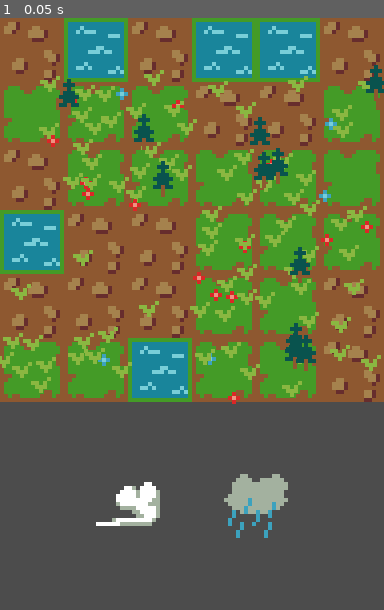
Above: before the commit, frame 1.
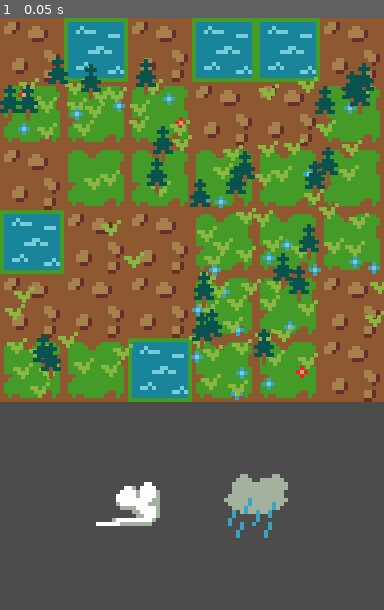
Above: after the commit, the same moment.

Repository: MrBSmith/Haven
Game: Godot game, scene res://Scenes/Garden/Garden.tscn
Two runs of this game, one before a commit and one after it. Both use one fixed random seed, a clock stepped at 60 frames per second and the inputs below.
Inputs:
- Up to frame 1 (0.05 s): no input

The runs differ from the first frame. In frame 1, 13% of the frame differs, in the area x 0-100%, y 6-66%.

Commit message:
Change tile architecture, the type of the tile is now a child of a generic tile

Diff:
--- a/AbstractClasses/Tile.gd
+++ b/AbstractClasses/Tile.gd
@@ -9,28 +9,18 @@
 
 onready var plant_group_array = [grass_group_node, trees_group_node, flowers_group_node]
 
-export var growable_plants_array : PoolStringArray
-
-export var growable_min_wetness : int = 33
-
-export var min_grass_nb : int = 0
-export var max_grass_nb : int = 6
-export var min_flower_nb : int = 0
-export var max_flower_nb : int = 0
-export var min_tree_nb : int = 0
-export var max_tree_nb : int = 5
-
 var grid_position : Vector2 setget set_grid_position, get_grid_position
 var wetness : int = 50 setget set_wetness, get_wetness
 
-export var overwet_treshold = 25
+var type : TileType = null
 
 signal tile_created
+signal type_changed
 signal plant_added
 
 func _ready():
 	var _err = connect("plant_added", self, "_on_plant_added")
-	_err = connect("tile_created", self, "_on_tile_created")
+	_err = connect("type_changed", self, "_on_type_changed")
 
 #### ACCESSORS ####
 
@@ -46,7 +36,7 @@
 func set_wetness(value: int):
 	wetness = int(clamp(value, 0.0, 100.0))
 	if wetness == 100:
-		if value > wetness + overwet_treshold:
+		if value > wetness + type.overwet_treshold:
 			_on_over_wetness_threshold_reached()
 		else:
 			_on_max_wetness_reached()
@@ -62,16 +52,16 @@
 #### LOGIC ####
 
 func generate_flora():
-	generate_plant(Globals.grass, min_grass_nb, max_grass_nb, 70, true)
-	generate_plant(Globals.flower_types, min_flower_nb, max_flower_nb, 70, true)
-	generate_plant(Globals.base_tree, min_tree_nb, max_tree_nb, 40, true)
+	generate_plant(Globals.grass, type.min_grass_nb, type.max_grass_nb, 70, true)
+	generate_plant(Globals.flower_types, type.min_flower_nb, type.max_flower_nb, 70, true)
+	generate_plant(Globals.base_tree, type.min_tree_nb, type.max_tree_nb, 40, true)
 
 	emit_signal("tile_created")
 
 
 # Return true if the tile is wet enough to grow plant
 func is_growable() -> bool:
-	return get_wetness() > growable_min_wetness
+	return get_wetness() > type.growable_min_wetness
 
 # Generate the given plant n times, n beeing between min_nb and max_nb,
 # With a spawn porbability determined by spwan_chance (must be a value between 0 and 100)
@@ -118,15 +108,6 @@
 	 + flowers_group_node.get_children()
 
 
-func get_plant_cat_max(plant_category : String):
-	if plant_category == "Tree":
-		return max_tree_nb
-	elif plant_category == "Grass":
-		return max_grass_nb
-	elif plant_category == "Flower":
-		return max_flower_nb
-
-
 # Try to remove the given amount of wetness, return the amount really removed
 func drain_wetness(value: int) -> int:
 	var pre_drain_wetness = get_wetness()
@@ -136,42 +117,29 @@
 	return pre_drain_wetness - post_drain_wetness
 
 
-# Return the number of seeds this
-func get_seed_nb() -> int:
-	var nb_seed : int = 0
-	for child in get_children():
-		if child is Seed:
-			nb_seed += 1
-	return nb_seed
-
-
 # Change the type of the tile for the given one
 #### IN SOME CASES, THE UNDERNEATH TILE SEAMS NOT TO BE DESTROYED ####
 #### TO BE INVESTIGATED AND FIXED ####
 func change_tile_type(tile_type_scene: PackedScene):
-	var new_tile = tile_type_scene.instance()
-
-	if self.get_type() == new_tile.get_type():
-		new_tile.queue_free()
+	var new_tile_type = tile_type_scene.instance()
+
+	# If the type to be changed in is the same as the current type, abort
+	if type != null && type.get_type() == new_tile_type.get_type():
+		new_tile_type.queue_free()
 		return
 
-	grid_node.call_deferred("add_child", new_tile)
-	new_tile.call_deferred("set_position", position)
-	new_tile.set_grid_position(get_grid_position())
-
-	# Duplicate every plant the tile possess
-	for group in plant_group_array:
-		for plant in group.get_children():
-			new_tile.add_plant(plant.duplicate(), plant.get_position())
-
-	new_tile.emit_signal("tile_created")
-	destroy()
-
-
-func destroy():
-	queue_free()
-
-
+	if type:
+		type.queue_free()
+
+	call_deferred("add_child", new_tile_type)
+	type = new_tile_type
+	type.tile = self
+
+	yield(new_tile_type, "ready")
+	emit_signal("type_changed")
+
+
+# Check of the tile type need to be changed, and change it if necesary
 func update_tile_type():
 	if grass_group_node.get_child_count() >= 3:
 		change_tile_type(Globals.grass_tile)
@@ -187,7 +155,7 @@
 	var plant_category = plant_node.get_category()
 	var plant_group = get_plant_correct_group(plant_category)
 
-	var plant_max_nb = get_plant_cat_max(plant_category)
+	var plant_max_nb = type.get_plant_cat_max(plant_category)
 
 	if plant_group == null:
 		return
@@ -234,6 +202,7 @@
 
 	return plant_group
 
+
 # Genenerate a random position in the tile
 func random_plant_position() -> Vector2:
 	var margin = Globals.TILE_SIZE / 16
@@ -251,7 +220,7 @@
 #### SIGNALS REACTION ####
 
 # Called when the tile has finished beeing created
-func _on_tile_created():
+func _on_type_changed():
 	pass
 
 # Called when the tile is at its max wetness
--- a/Autoloads/Globals.gd
+++ b/Autoloads/Globals.gd
@@ -2,18 +2,20 @@
 
 #### GLOBALS AUTOLOAD ####
 
-const swamp_tile = preload("res://Scenes/Tiles/Swamp/SwampTile.tscn")
-const soil_tile = preload("res://Scenes/Tiles/Soil/SoilTile.tscn")
-const water_tile = preload("res://Scenes/Tiles/Water/WaterTile.tscn")
-const grass_tile = preload("res://Scenes/Tiles/Grass/GrassTile.tscn")
-const sand_tile = preload("res://Scenes/Tiles/Sand/SandTile.tscn")
+const tile = preload("res://Scenes/Tiles/Tile.tscn")
+
+const swamp_tile = preload("res://Scenes/Tiles/TileType/Swamp/SwampTile.tscn")
+const soil_tile = preload("res://Scenes/Tiles/TileType/Soil/SoilTile.tscn")
+const water_tile = preload("res://Scenes/Tiles/TileType/Water/WaterTile.tscn")
+const grass_tile = preload("res://Scenes/Tiles/TileType/Grass/GrassTile.tscn")
+const sand_tile = preload("res://Scenes/Tiles/TileType/Sand/SandTile.tscn")
 
 const base_tree = preload("res://Scenes/Plants/Trees/Tree.tscn")
 const grass = preload("res://Scenes/Plants/SmallPlants/Grass.tscn")
 const blue_flower = preload("res://Scenes/Plants/SmallPlants/Flowers/BlueFlower/BlueFlower.tscn")
 const red_flower = preload("res://Scenes/Plants/SmallPlants/Flowers/RedFlower/RedFlower.tscn")
 
-var tile_types = [soil_tile, grass_tile, water_tile, swamp_tile]
+var tile_types = [soil_tile, grass_tile, water_tile, swamp_tile, sand_tile]
 var tree_types = [base_tree]
 var flower_types = [blue_flower, red_flower]
 
--- a/Scenes/Garden/Grid.gd
+++ b/Scenes/Garden/Grid.gd
@@ -24,6 +24,7 @@
 		for j in range(nb_tiles.y):
 			free_pos_array.append(Vector2(i, j))
 
+
 	# Determine the number of water tile to place btw 5-8, then places it
 	var nb_water_tile = randi() % 4 + 5
 	place_tiles_on_grid(Globals.water_tile, free_pos_array, nb_water_tile)
@@ -34,6 +35,9 @@
 
 	# Fill the rest with soil tiles
 	place_tiles_on_grid(Globals.soil_tile, free_pos_array)
+
+	var last_tile = get_child(get_child_count() - 1)
+	yield(last_tile, "type_changed")
 
 	for child in get_children():
 		if child is Tile:
@@ -57,13 +61,16 @@
 		free_pos_array.resize(0)
 
 
+# Place a tile, and give it the given type
 func place_single_tile(tile_type: PackedScene, grid_position: Vector2):
 	var tile_size = Globals.TILE_SIZE
-	var new_tile = tile_type.instance()
+	var new_tile = Globals.tile.instance()
 
 	new_tile.set_position(grid_position * tile_size + (tile_size / 2))
 	new_tile.set_grid_position(grid_position)
 	add_child(new_tile)
+
+	new_tile.call_deferred("change_tile_type", tile_type)
 
 
 func clear_grid():
@@ -142,7 +149,7 @@
 	var tile = get_tile_at_world_pos(pos)
 	var new_plant : Plant = tree_type.instance()
 
-	if tile == null or (not tile is SoilTile and not tile is GrassTile):
+	if tile == null or (tile.get_type() != "Soil" and tile.get_type() != "Grass"):
 		return
 
 	if !tile.is_growable():
--- a/Scenes/Tiles/Grass/GrassTile.tscn
+++ /dev/null
@@ -1,14 +0,0 @@
-[gd_scene load_steps=4 format=2]
-
-[ext_resource path="res://Scenes/Tiles/Grass/Grass.png" type="Texture" id=1]
-[ext_resource path="res://Scenes/Tiles/Tile.tscn" type="PackedScene" id=2]
-[ext_resource path="res://Scenes/Tiles/Grass/GrassTile.gd" type="Script" id=3]
-
-[node name="GrassTile" instance=ExtResource( 2 )]
-script = ExtResource( 3 )
-growable_plants_array = PoolStringArray( "Grass", "Flower", "Tree" )
-min_grass_nb = 3
-max_flower_nb = 4
-
-[node name="Sprite" parent="." index="0"]
-texture = ExtResource( 1 )
--- a/Scenes/Tiles/Sand/SandTile.tscn
+++ /dev/null
@@ -1,11 +0,0 @@
-[gd_scene load_steps=4 format=2]
-
-[ext_resource path="res://Scenes/Tiles/Tile.tscn" type="PackedScene" id=1]
-[ext_resource path="res://Scenes/Tiles/Sand/SandTile.png" type="Texture" id=2]
-[ext_resource path="res://Scenes/Tiles/Sand/SandTile.gd" type="Script" id=3]
-
-[node name="SandTile" instance=ExtResource( 1 )]
-script = ExtResource( 3 )
-
-[node name="Sprite" parent="." index="0"]
-texture = ExtResource( 2 )
--- a/Scenes/Tiles/Swamp/SwampTile.tscn
+++ /dev/null
@@ -1,11 +0,0 @@
-[gd_scene load_steps=4 format=2]
-
-[ext_resource path="res://Scenes/Tiles/Tile.tscn" type="PackedScene" id=1]
-[ext_resource path="res://Scenes/Tiles/Swamp/Marais.png" type="Texture" id=2]
-[ext_resource path="res://Scenes/Tiles/Swamp/SwampTile.gd" type="Script" id=3]
-
-[node name="SwampTile" instance=ExtResource( 1 )]
-script = ExtResource( 3 )
-
-[node name="Sprite" parent="." index="0"]
-texture = ExtResource( 2 )
--- a/Scenes/Tiles/Tile.tscn
+++ b/Scenes/Tiles/Tile.tscn
@@ -5,9 +5,6 @@
 [node name="Tile" type="YSort"]
 script = ExtResource( 1 )
 
-[node name="Sprite" type="Sprite" parent="."]
-z_index = -1
-
 [node name="Grass" type="YSort" parent="."]
 
 [node name="Trees" type="YSort" parent="."]
--- a/Scenes/Tiles/Grass/GrassTile.gd
+++ b/Scenes/Tiles/TileType/Grass/GrassTile.gd
@@ -1,4 +1,4 @@
-extends Tile
+extends TileType
 class_name GrassTile
 
 enum TILE_STATES{
@@ -8,8 +8,8 @@
 
 var current_tile_state = TILE_STATES.PLAIN
 
-func get_type():
-	return "GrassTile"
+func get_type() -> String:
+	return "Grass"
 
 #### ACCESSORS ####
 
--- /dev/null
+++ b/Scenes/Tiles/TileType/Grass/GrassTile.tscn
@@ -0,0 +1,16 @@
+[gd_scene load_steps=4 format=2]
+
+[ext_resource path="res://Scenes/Tiles/TileType/TileType.tscn" type="PackedScene" id=1]
+[ext_resource path="res://Scenes/Tiles/TileType/Grass/GrassTile.gd" type="Script" id=2]
+[ext_resource path="res://Scenes/Tiles/TileType/Grass/Grass.png" type="Texture" id=3]
+
+
+
+[node name="GrassTile" instance=ExtResource( 1 )]
+script = ExtResource( 2 )
+growable_plants_array = PoolStringArray( "Grass", "Flower", "Tree" )
+min_grass_nb = 3
+max_flower_nb = 4
+
+[node name="Sprite" parent="." index="0"]
+texture = ExtResource( 3 )
--- a/Scenes/Tiles/Sand/SandTile.gd
+++ b/Scenes/Tiles/TileType/Sand/SandTile.gd
@@ -1,8 +1,10 @@
-extends Tile
+extends TileType
 class_name SandTile
 
 #### ACCESSORS ####
 
+func get_type() -> String:
+	return "Sand"
 
 
 #### BUILT-IN ####
@@ -21,12 +23,12 @@
 
 # Called when the tile has finished beeing created
 func _on_tile_created():
-	for plant in get_all_plants():
+	for plant in tile.get_all_plants():
 		plant.queue_free()
 
 # Called when the tile is at its max wetness
 func _on_max_wetness_reached():
-	change_tile_type(Globals.soil_tile)
+	tile.change_tile_type(Globals.soil_tile)
 
 # Called when the tile is wetness passed 100% and is over his threshold
 func _on_over_wetness_threshold_reached():
@@ -41,6 +43,6 @@
 func on_wind_applied(wind_dir: Vector2, wind_force: int):
 	.on_wind_applied(wind_dir, wind_force)
 
-	var adjacent_tile = get_tile_by_translation(wind_dir)
-	if adjacent_tile != null && adjacent_tile is SoilTile:
+	var adjacent_tile = tile.get_tile_by_translation(wind_dir)
+	if adjacent_tile != null && adjacent_tile.get_type() == "Soil":
 		adjacent_tile.change_tile_type(Globals.sand_tile)
--- /dev/null
+++ b/Scenes/Tiles/TileType/Sand/SandTile.tscn
@@ -0,0 +1,11 @@
+[gd_scene load_steps=4 format=2]
+
+[ext_resource path="res://Scenes/Tiles/TileType/TileType.tscn" type="PackedScene" id=1]
+[ext_resource path="res://Scenes/Tiles/TileType/Sand/SandTile.gd" type="Script" id=2]
+[ext_resource path="res://Scenes/Tiles/TileType/Sand/SandTile.png" type="Texture" id=3]
+
+[node name="SandTile" instance=ExtResource( 1 )]
+script = ExtResource( 2 )
+
+[node name="Sprite" parent="." index="0"]
+texture = ExtResource( 3 )
--- a/Scenes/Tiles/Soil/Soil.gd
+++ b/Scenes/Tiles/TileType/Soil/Soil.gd
@@ -1,8 +1,8 @@
-extends Tile
+extends TileType
 class_name SoilTile
 
-func get_type():
-	return "SoilTile"
+func get_type() -> String:
+	return "Soil"
 
 #### LOGIC ####
 
@@ -16,14 +16,14 @@
 	pass
 
 func _on_over_wetness_threshold_reached():
-	change_tile_type(Globals.swamp_tile)
+	tile.change_tile_type(Globals.swamp_tile)
 
 func _on_min_wetness_reached():
-	change_tile_type(Globals.sand_tile)
+	tile.change_tile_type(Globals.sand_tile)
 
 func _on_plant_added(plant: Plant):
 	if plant is Grass:
-		var nb_grass = grass_group_node.get_child_count()
+		var nb_grass = tile.grass_group_node.get_child_count()
 
 		if nb_grass >= max_grass_nb:
-			change_tile_type(Globals.grass_tile)
+			tile.change_tile_type(Globals.grass_tile)
--- a/Scenes/Tiles/Soil/SoilTile.tscn
+++ b/Scenes/Tiles/TileType/Soil/SoilTile.tscn
@@ -1,8 +1,8 @@
 [gd_scene load_steps=4 format=2]
 
-[ext_resource path="res://Scenes/Tiles/Tile.tscn" type="PackedScene" id=1]
-[ext_resource path="res://Scenes/Tiles/Soil/Soil.gd" type="Script" id=2]
-[ext_resource path="res://Scenes/Tiles/Soil/Terre.png" type="Texture" id=3]
+[ext_resource path="res://Scenes/Tiles/TileType/TileType.tscn" type="PackedScene" id=1]
+[ext_resource path="res://Scenes/Tiles/TileType/Soil/Soil.gd" type="Script" id=2]
+[ext_resource path="res://Scenes/Tiles/TileType/Soil/Terre.png" type="Texture" id=3]
 
 [node name="SoilTile" instance=ExtResource( 1 )]
 script = ExtResource( 2 )
--- a/Scenes/Tiles/Swamp/SwampTile.gd
+++ b/Scenes/Tiles/TileType/Swamp/SwampTile.gd
@@ -1,18 +1,18 @@
-extends Tile
+extends TileType
 class_name SwampTile
 
-func get_type():
-	return "SwampTile"
+func get_type() -> String:
+	return "Swamp"
 
 #### SIGNALS REACTION ####
 
 func _on_over_wetness_threshold_reached():
-	change_tile_type(Globals.water_tile)
+	tile.change_tile_type(Globals.water_tile)
 
 func _on_min_wetness_reached():
-	change_tile_type(Globals.soil_tile)
+	tile.change_tile_type(Globals.soil_tile)
 
 # Called when the tile has finished beeing created
 func _on_tile_created():
-	for plant in get_all_plants():
+	for plant in tile.get_all_plants():
 		plant.queue_free()
--- /dev/null
+++ b/Scenes/Tiles/TileType/Swamp/SwampTile.tscn
@@ -0,0 +1,13 @@
+[gd_scene load_steps=4 format=2]
+
+[ext_resource path="res://Scenes/Tiles/TileType/TileType.tscn" type="PackedScene" id=1]
+[ext_resource path="res://Scenes/Tiles/TileType/Swamp/SwampTile.gd" type="Script" id=2]
+[ext_resource path="res://Scenes/Tiles/TileType/Swamp/Marais.png" type="Texture" id=3]
+
+
+
+[node name="SwampTile" instance=ExtResource( 1 )]
+script = ExtResource( 2 )
+
+[node name="Sprite" parent="." index="0"]
+texture = ExtResource( 3 )
--- /dev/null
+++ b/Scenes/Tiles/TileType/TileType.gd
@@ -0,0 +1,42 @@
+extends YSort
+class_name TileType
+
+export var growable_plants_array : PoolStringArray
+
+export var growable_min_wetness : int = 33
+
+export var min_grass_nb : int = 0
+export var max_grass_nb : int = 6
+export var min_flower_nb : int = 0
+export var max_flower_nb : int = 0
+export var min_tree_nb : int = 0
+export var max_tree_nb : int = 5
+
+export var overwet_treshold = 25
+
+var tile = null
+
+#### ACCESSORS ####
+
+
+
+#### BUILT-IN ####
+
+func _ready():
+	pass
+
+#### LOGIC ####
+
+func get_plant_cat_max(plant_category : String):
+	if plant_category == "Tree":
+		return max_tree_nb
+	elif plant_category == "Grass":
+		return max_grass_nb
+	elif plant_category == "Flower":
+		return max_flower_nb
+
+#### INPUTS ####
+
+
+
+#### SIGNAL RESPONSES ####
--- /dev/null
+++ b/Scenes/Tiles/TileType/TileType.tscn
@@ -0,0 +1,9 @@
+[gd_scene load_steps=2 format=2]
+
+[ext_resource path="res://AbstractClasses/Tile.gd" type="Script" id=1]
+
+[node name="TileType" type="YSort"]
+script = ExtResource( 1 )
+
+[node name="Sprite" type="Sprite" parent="."]
+z_index = -1
--- a/Scenes/Tiles/Water/WaterTile.gd
+++ b/Scenes/Tiles/TileType/Water/WaterTile.gd
@@ -1,14 +1,14 @@
-extends Tile
+extends TileType
 class_name WaterTile
 
-func get_type():
-	return "WaterTile"
+func get_type() -> String:
+	return "Water"
 
 #### SIGNAL RESPONSES ####
 
 # Called when the tile has finished beeing created
 func _on_tile_created():
-	for plant in get_all_plants():
+	for plant in tile.get_all_plants():
 		plant.queue_free()
 
 # Called when the tile is at its max wetness
@@ -21,4 +21,4 @@
 
 # Called when the tile is at its min wetness
 func _on_min_wetness_reached():
-	change_tile_type(Globals.swamp_tile)
+	tile.change_tile_type(Globals.swamp_tile)
--- /dev/null
+++ b/Scenes/Tiles/TileType/Water/WaterTile.tscn
@@ -0,0 +1,15 @@
+[gd_scene load_steps=4 format=2]
+
+[ext_resource path="res://Scenes/Tiles/TileType/TileType.tscn" type="PackedScene" id=1]
+[ext_resource path="res://Scenes/Tiles/TileType/Water/WaterTile.gd" type="Script" id=2]
+[ext_resource path="res://Scenes/Tiles/TileType/Water/Eau.png" type="Texture" id=3]
+
+
+
+[node name="WaterTile" instance=ExtResource( 1 )]
+script = ExtResource( 2 )
+max_grass_nb = 0
+max_tree_nb = 0
+
+[node name="Sprite" parent="." index="0"]
+texture = ExtResource( 3 )
--- a/Scenes/Tiles/Water/WaterTile.tscn
+++ /dev/null
@@ -1,13 +0,0 @@
-[gd_scene load_steps=4 format=2]
-
-[ext_resource path="res://Scenes/Tiles/Tile.tscn" type="PackedScene" id=1]
-[ext_resource path="res://Scenes/Tiles/Water/WaterTile.gd" type="Script" id=2]
-[ext_resource path="res://Scenes/Tiles/Water/Eau.png" type="Texture" id=3]
-
-[node name="WaterTile" instance=ExtResource( 1 )]
-script = ExtResource( 2 )
-max_grass_nb = 0
-max_tree_nb = 0
-
-[node name="Sprite" parent="." index="0"]
-texture = ExtResource( 3 )
--- a/project.godot
+++ b/project.godot
@@ -34,10 +34,10 @@
 "language": "GDScript",
 "path": "res://Scenes/Plants/SmallPlants/Grass.gd"
 }, {
-"base": "Tile",
+"base": "TileType",
 "class": "GrassTile",
 "language": "GDScript",
-"path": "res://Scenes/Tiles/Grass/GrassTile.gd"
+"path": "res://Scenes/Tiles/TileType/Grass/GrassTile.gd"
 }, {
 "base": "Node2D",
 "class": "Hand",
@@ -54,20 +54,20 @@
 "language": "GDScript",
 "path": "res://Scenes/Card/Rain/RainCard.gd"
 }, {
-"base": "Tile",
+"base": "TileType",
 "class": "SandTile",
 "language": "GDScript",
-"path": "res://Scenes/Tiles/Sand/SandTile.gd"
+"path": "res://Scenes/Tiles/TileType/Sand/SandTile.gd"
 }, {
 "base": "Plant",
 "class": "Seed",
 "language": "GDScript",
 "path": "res://AbstractClasses/Seed.gd"
 }, {
-"base": "Tile",
+"base": "TileType",
 "class": "SoilTile",
 "language": "GDScript",
-"path": "res://Scenes/Tiles/Soil/Soil.gd"
+"path": "res://Scenes/Tiles/TileType/Soil/Soil.gd"
 }, {
 "base": "Node",
 "class": "StateBase",
@@ -84,10 +84,10 @@
 "language": "GDScript",
 "path": "res://Scenes/Card/Sun/SunCard.gd"
 }, {
-"base": "Tile",
+"base": "TileType",
 "class": "SwampTile",
 "language": "GDScript",
-"path": "res://Scenes/Tiles/Swamp/SwampTile.gd"
+"path": "res://Scenes/Tiles/TileType/Swamp/SwampTile.gd"
 }, {
 "base": "StateBase",
 "class": "TargetCardState",
@@ -99,15 +99,20 @@
 "language": "GDScript",
 "path": "res://AbstractClasses/Tile.gd"
 }, {
+"base": "YSort",
+"class": "TileType",
+"language": "GDScript",
+"path": "res://Scenes/Tiles/TileType/TileType.gd"
+}, {
 "base": "Plant",
 "class": "TreeBase",
 "language": "GDScript",
 "path": "res://Scenes/Plants/Trees/Tree.gd"
 }, {
-"base": "Tile",
+"base": "TileType",
 "class": "WaterTile",
 "language": "GDScript",
-"path": "res://Scenes/Tiles/Water/WaterTile.gd"
+"path": "res://Scenes/Tiles/TileType/Water/WaterTile.gd"
 }, {
 "base": "Card",
 "class": "WindCard",
@@ -133,6 +138,7 @@
 "SwampTile": "",
 "TargetCardState": "",
 "Tile": "",
+"TileType": "",
 "TreeBase": "",
 "WaterTile": "",
 "WindCard": ""
Renamed: Scenes/Tiles/Grass/Grass.png -> Scenes/Tiles/TileType/Grass/Grass.png
Not shown, changed: Scenes/Tiles/TileType/Grass/Grass.png.import
Renamed: Scenes/Tiles/Sand/SandTile.png -> Scenes/Tiles/TileType/Sand/SandTile.png
Not shown, changed: Scenes/Tiles/TileType/Sand/SandTile.png.import
Renamed: Scenes/Tiles/Soil/Terre.png -> Scenes/Tiles/TileType/Soil/Terre.png
Not shown, changed: Scenes/Tiles/TileType/Soil/Terre.png.import
Renamed: Scenes/Tiles/Swamp/Marais.png -> Scenes/Tiles/TileType/Swamp/Marais.png
Not shown, changed: Scenes/Tiles/TileType/Swamp/Marais.png.import
Renamed: Scenes/Tiles/Water/Eau.png -> Scenes/Tiles/TileType/Water/Eau.png
Not shown, changed: Scenes/Tiles/TileType/Water/Eau.png.import
